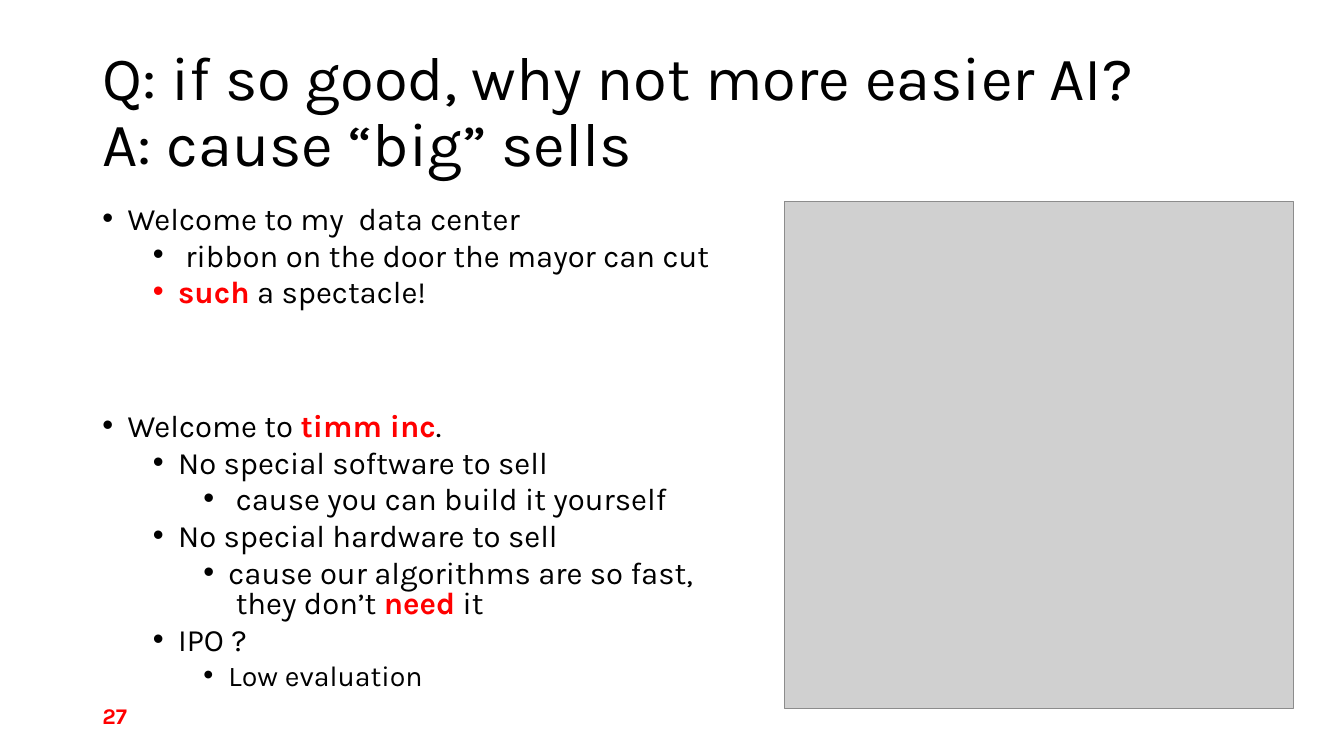
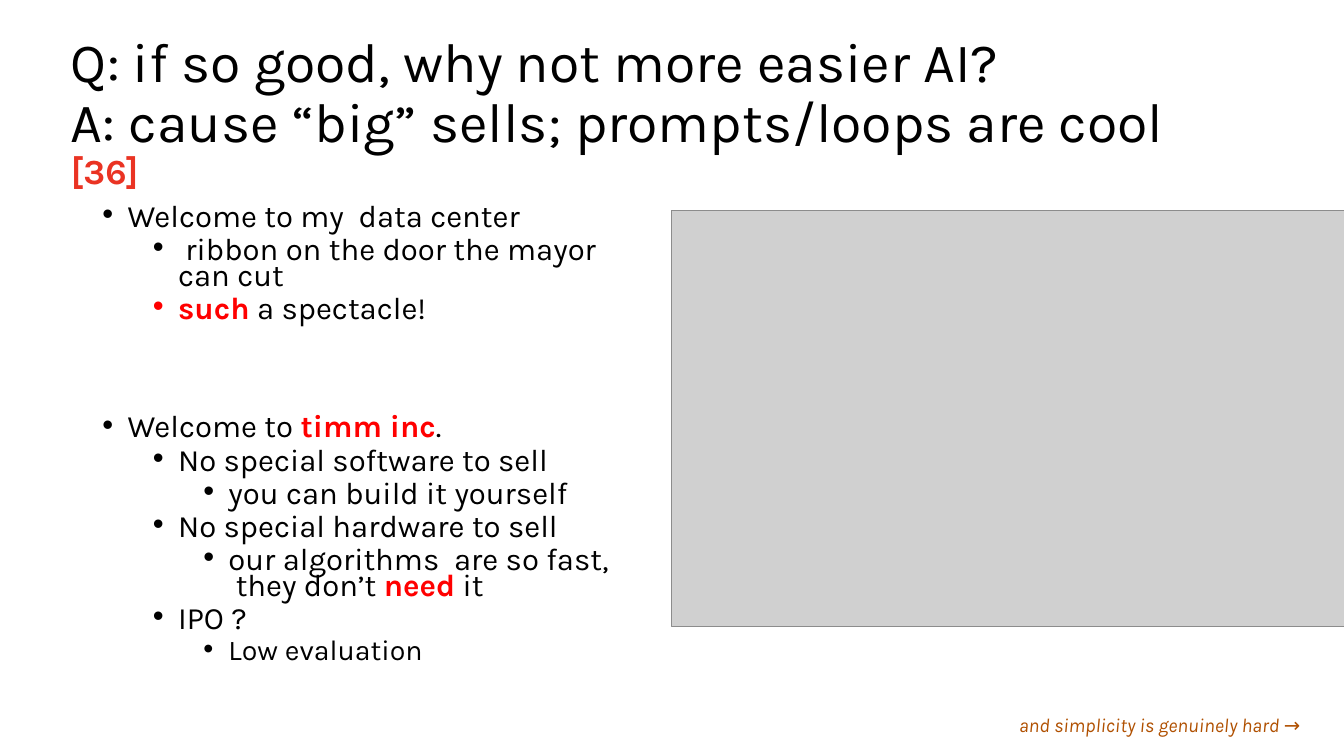
Before and after one commit to timm/fyi, a slide deck: slide 22 of 26less.pptx (slide 27 before the commit). Drawn at 1344x756 pixels with LibreOffice and Linux fonts; fonts in the diff are those of the drawing; grey boxes stand for pictures; background and template pictures are left out. Boxes give left, top, right and bottom in pixels: in the first picture for what was removed or moved away, otherwise in the second. Text is boxed around its words. In the diff, an @@ line names an element or a change of style, - is before the commit and + after.

```diff
--- a/26less.pptx
+++ b/26less.pptx
@@ title at box(71, 44, 1164, 189): text changed; size 44 to 39.6 pt; text colour none to #000000 @@
-Q: if so good, why not more easier AI?
-A: cause “big” sells
+Q: if so good, why not more easier AI?
+A: cause “big” sells; prompts/loops are cool [36]
@@ text at box(128, 205, 596, 661): line spacing 0.8 to 0.7 @@
@@ picture: place and size @@
-picture at box(784, 202, 1294, 709)
+picture at box(673, 211, 1344, 627)
@@ text at box(228, 476, 568, 511): text changed @@
-    • cause you can build it yourself
+    • you can build it yourself
@@ text at box(228, 542, 608, 603): text changed @@
-    • cause our algorithms are so fast,
-      they don’t need it
+    • our algorithms are so fast,
+      they don’t need it
@@ page number removed at box(102, 709, 127, 724) @@
-27
@@ text added at box(1019, 718, 1280, 737), 14 pt, text #B05000, italic @@
+and simplicity is genuinely hard →
```
Also in this commit, not shown: 28 other slides changed, 6 slides removed, 1 other file.
